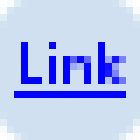
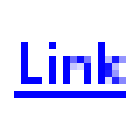
Two versions of the same layered image (140x140). Layer-by-layer changes:
removed layer "Background" over [left=0, top=0, right=140, bottom=140]
